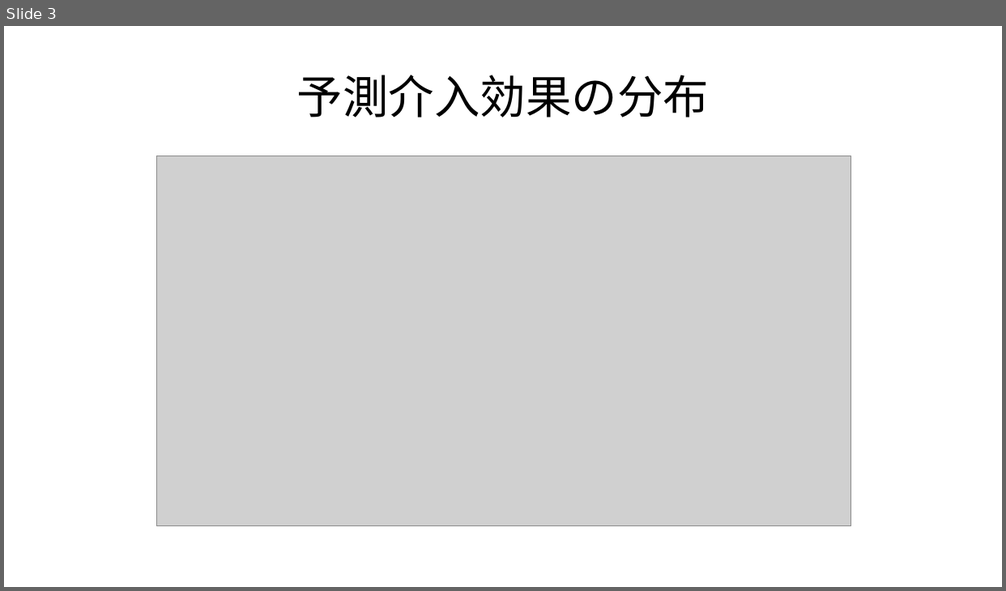
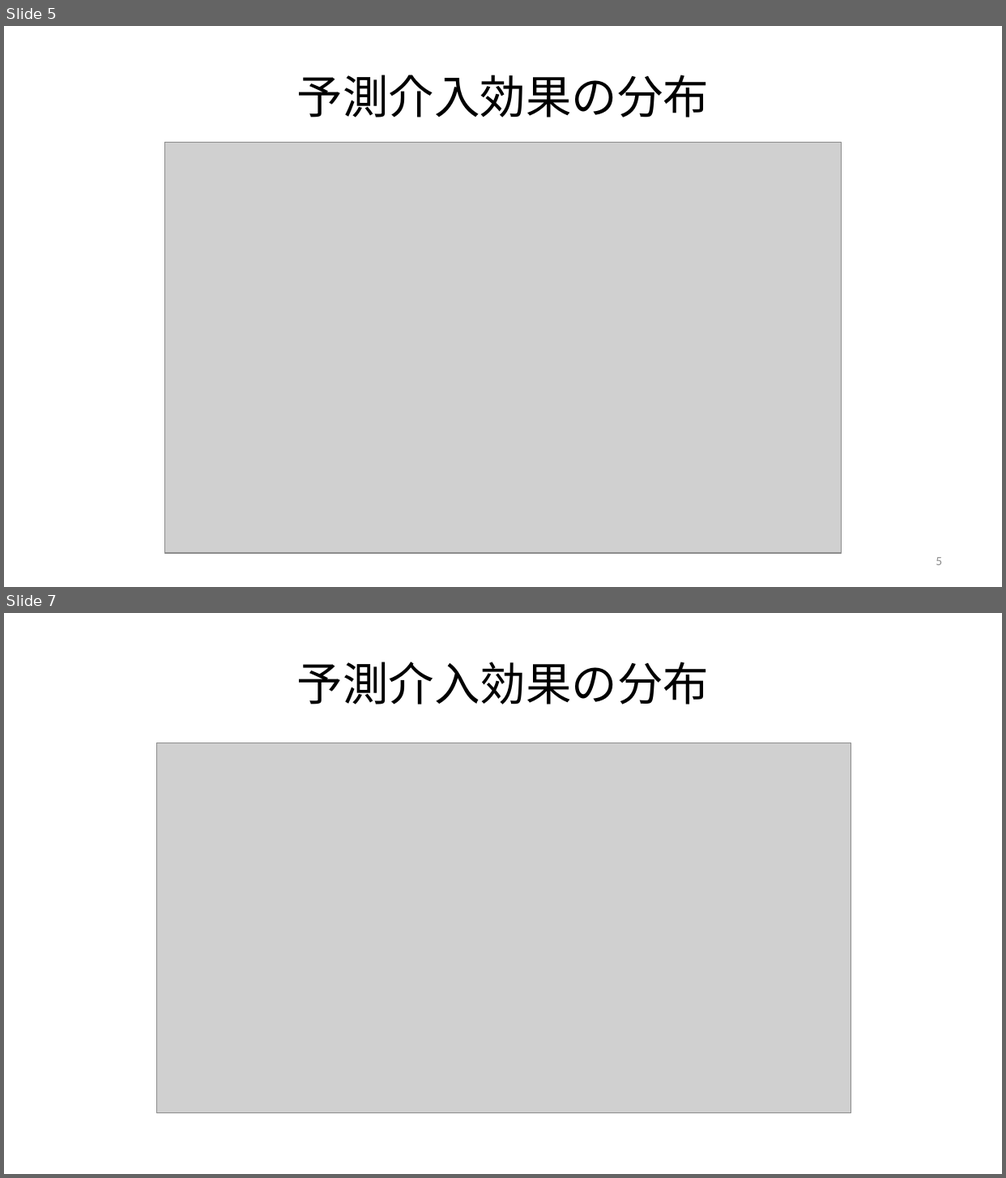
Before and after one commit to JMDP-behavioral-economics/RCT-Nudge, a slide deck: targeting.pptx. Shown one above the other, each under a label of ours: slide 3 before the commit, slides 5 and 7 after it; the slides between them are not shown. The pictures are 1006x591 and 1006x1178 pixels, drawn with LibreOffice and Linux fonts; fonts in the diff are those of the drawing; grey boxes stand for pictures. Boxes give left, top, right and bottom in pixels: in the first picture for what was removed or moved away, otherwise in the second. Text is boxed around its words. In the diff, an @@ line names an element or a change of style, - is before the commit and + after.

```diff
--- a/targeting.pptx
+++ b/targeting.pptx
@@ slide 5 added at bbox=[4, 26, 1002, 587], background #FFFFFF @@
@@ title added at bbox=[297, 75, 709, 118], 33 pt, text #000000 @@
+予測介入効果の分布
@@ picture added at bbox=[164, 142, 840, 552] @@
@@ page number added at bbox=[936, 557, 942, 565], 9 pt, text #8C8C8C @@
+5
@@ what was slide 3 is now slide 7 @@
```
Also in this commit, not shown: 5 slides changed, 3 other slides added.
